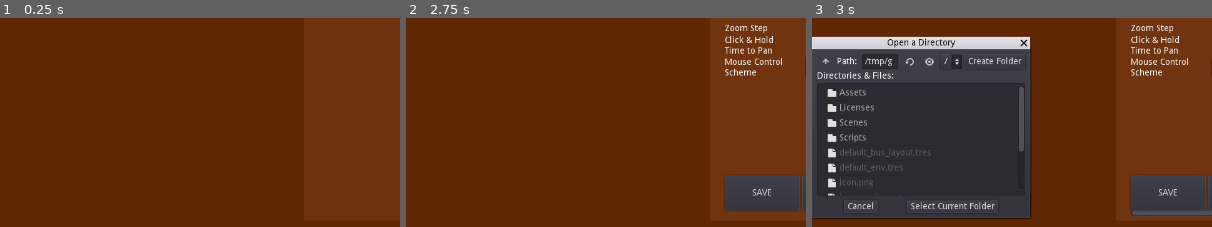
Above: before the commit, frames 1-3 (left to right).
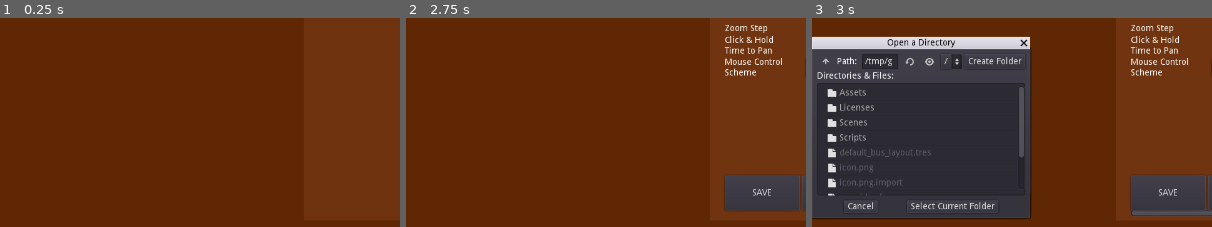
Above: after the commit, the same moments.

Repository: MrPoblin/Sound-Manga-Reader-Godot
Game: Godot game, scene res://Scenes/UI/Main.tscn
The game is run twice, just before and just after one commit, with the same random seed, the same clock (stepped at 60 frames per second) and the same inputs. The engine's default icon, where the game draws it, is replaced by a stand-in: a white triangle on a blue panel in a dark square.
Inputs (mouse positions are % of the whole screen's width and height, from its top left):
- Up to frame 1 (0.25 s): no input
- Up to frame 2 (2.75 s): click "Manga" at 0.5 s; click "Settings" at 1.25 s; click (53, 15) at 2 s
- Up to frame 3 (3 s): click "Select Manga Location" at 2.75 s
The pictures show only the part of the screen within x 0-50%, y 50-100%; the shares and areas given below are measured in that part.

Frames 1-2 are identical in both runs. In frame 3, 0.2% of the frame differs, in the area x 7-53%, y 63-85%.

Commit message:
remove default_env
hopefully nothing breaks

Diff:
--- a/Scenes/UI/Controls_help.tscn
+++ b/Scenes/UI/Controls_help.tscn
@@ -18,10 +18,8 @@
 follow_focus = true
 
 [node name="kb_grid" type="GridContainer" parent="Keyboard Controls"]
-anchor_left = 0.005
-anchor_top = 0.005
-anchor_right = 0.995
-anchor_bottom = 0.995
+margin_right = 253.0
+margin_bottom = 158.0
 
 [node name="spacing" type="Label" parent="Keyboard Controls/kb_grid"]
 margin_right = 253.0
@@ -76,6 +74,7 @@
 text = "    Show Controls - 'h'"
 
 [node name="Mouse Controls" type="ScrollContainer" parent="."]
+visible = false
 anchor_left = 0.005
 anchor_top = 0.005
 anchor_right = 0.995
--- a/default_env.tres
+++ /dev/null
@@ -1,7 +0,0 @@
-[gd_resource type="Environment" load_steps=2 format=2]
-
-[sub_resource type="ProceduralSky" id=1]
-
-[resource]
-background_mode = 2
-background_sky = SubResource( 1 )
--- a/project.godot
+++ b/project.godot
@@ -109,4 +109,3 @@
 quality/driver/driver_name="GLES2"
 threads/thread_model=2
 environment/default_clear_color=Color( 0, 0, 0, 1 )
-environment/default_environment="res://default_env.tres"
